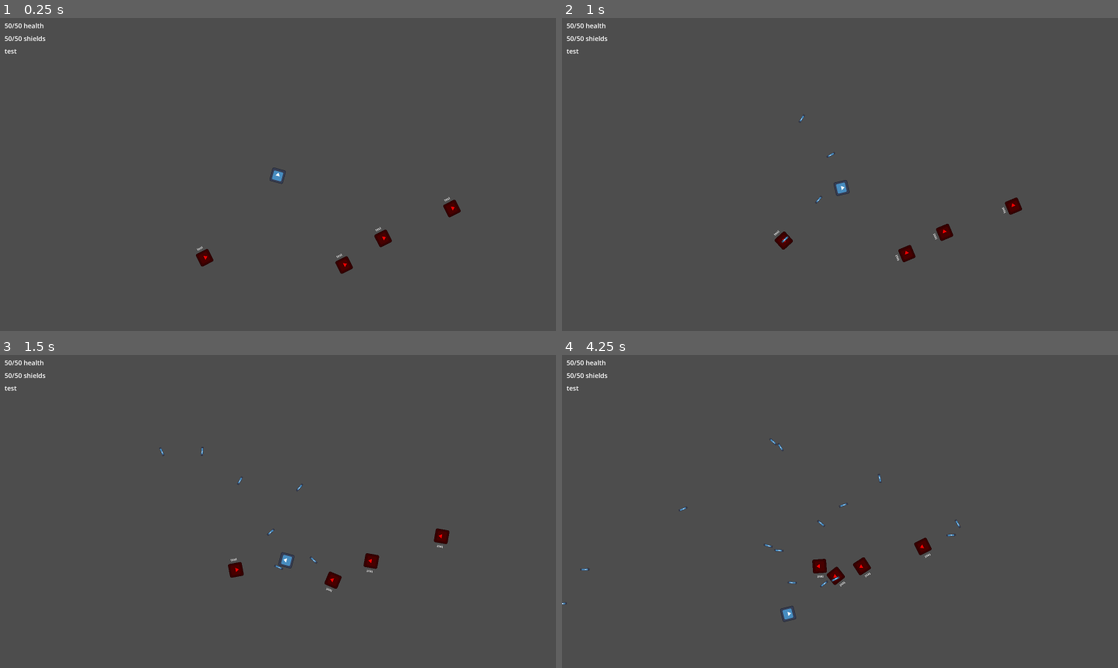
Above: before the commit, frames 1-4 (two rows, left to right).
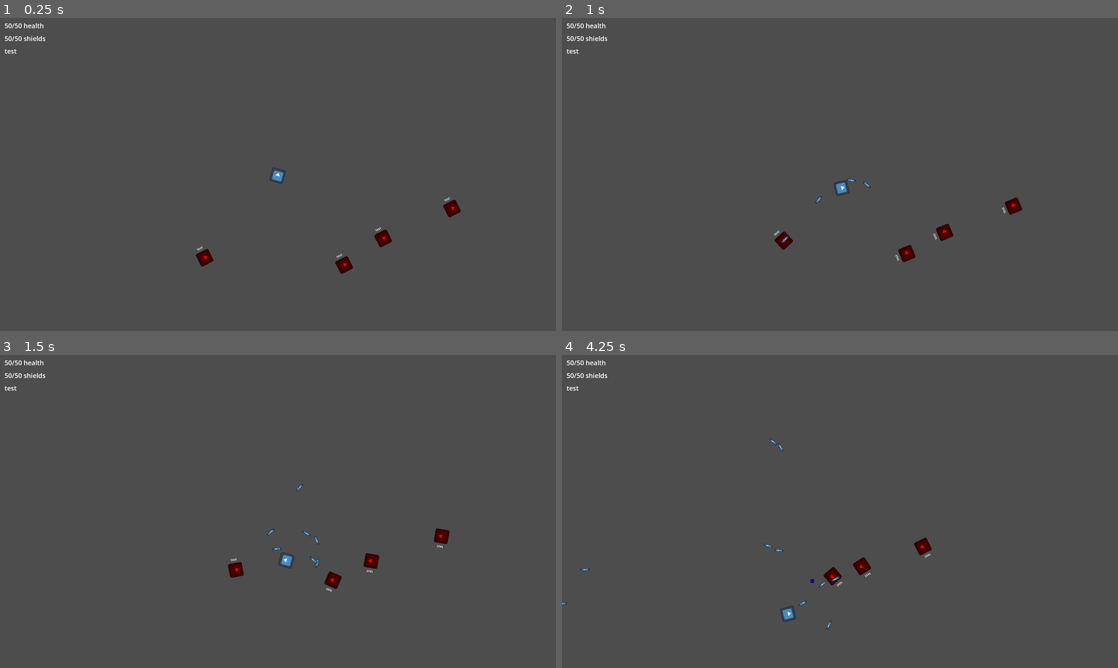
Above: after the commit, the same moments.

Repository: flappybird787/Nova-Pulse
Game: Godot game, scene res://scenes/test_scene.tscn
Same seed, same stepped clock (60 frames per second), same inputs: the game is played once before the commit and once after it. The engine's default icon, where the game draws it, is replaced by a stand-in: a white triangle on a blue panel in a dark square.
Inputs (mouse positions are in pixels of both pictures, inside the frame that each line leads up to):
- Up to frame 1 (0.25 s): no input
- Up to frame 2 (1 s): move the mouse to (962, 158) at 0.52 s; hold D (move_right) from 0.53 s (still down); hold F (primary_attack) from 0.53 s (still down)
- Up to frame 3 (1.5 s): move the mouse to (166, 527) at 1.27 s; release D (move_right) at 1.28 s; release F (primary_attack) at 1.28 s; hold A (move_left) from 1.28 s (still down); tap F (primary_attack) at 1.35 s
- Up to frame 4 (4.25 s): move the mouse to (895, 442) at 2.02 s; release A (move_left) at 2.03 s; hold D (move_right) 2.03-2.78 s; hold F (primary_attack) 2.03-2.78 s; move the mouse to (812, 574) at 2.77 s; hold W (move_up) 2.78-3.53 s; tap F (primary_attack) at 2.85 s; move the mouse to (1006, 558) at 3.52 s; hold A (move_left) from 3.53 s (still down); hold F (primary_attack) from 3.53 s (still down)

Frame 1 is identical in both runs. In frame 2, less than 0.1% of the frame differs, in the area x 39-56%, y 30-72%; in frame 3, less than 0.1%; in frame 4, 0.3%, in the area x 0-72%, y 26-88%.

Commit message:
finished adding missiles, added weapon spread

Diff:
--- a/prefabs/bullet.tscn
+++ b/prefabs/bullet.tscn
@@ -14,30 +14,34 @@
 speed = 1200
 
 [node name="CollisionShape2D" type="CollisionShape2D" parent="." unique_id=106435143]
+rotation = 1.5707964
 shape = SubResource("RectangleShape2D_44iiu")
 
 [node name="Sprite2D" type="Sprite2D" parent="." unique_id=1493556652]
 position = Vector2(-1.9073486e-06, -3.0398369e-06)
+rotation = 1.5707964
 scale = Vector2(0.15625, 0.65625)
 texture = ExtResource("2_7rc6x")
 
-[node name="Timer" type="Timer" parent="." unique_id=453438577]
-wait_time = 5.0
-autostart = true
-
 [node name="EnemyArea" type="Area2D" parent="." unique_id=1830245049]
+rotation = 1.5707964
 collision_layer = 0
 
 [node name="CollisionShape2D" type="CollisionShape2D" parent="EnemyArea" unique_id=936004793]
 shape = SubResource("RectangleShape2D_44iiu")
 
 [node name="PlayerArea" type="Area2D" parent="." unique_id=1035859050]
+rotation = 1.5707964
 collision_layer = 0
 collision_mask = 2
 
 [node name="CollisionShape2D" type="CollisionShape2D" parent="PlayerArea" unique_id=114436624]
 shape = SubResource("RectangleShape2D_44iiu")
 
-[connection signal="timeout" from="Timer" to="." method="_on_timer_timeout"]
+[node name="Timer" type="Timer" parent="." unique_id=453438577]
+wait_time = 5.0
+autostart = true
+
 [connection signal="body_entered" from="EnemyArea" to="." method="_on_enemy_area_body_entered"]
 [connection signal="body_entered" from="PlayerArea" to="." method="_on_player_area_body_entered"]
+[connection signal="timeout" from="Timer" to="." method="_on_timer_timeout"]
--- a/prefabs/enemy_ship_base.tscn
+++ b/prefabs/enemy_ship_base.tscn
@@ -38,7 +38,6 @@
 shape = SubResource("RectangleShape2D_l0son")
 
 [node name="AttackPoint" type="Marker2D" parent="." unique_id=2082869617]
-rotation = -1.5707964
 
 [node name="PlayerHealthLabelPivot" type="Control" parent="." unique_id=1286020171]
 layout_mode = 3
--- a/prefabs/missile.tscn
+++ b/prefabs/missile.tscn
@@ -2,6 +2,10 @@
 
 [ext_resource type="Script" uid="uid://brmx4qpre0kqu" path="res://scripts/node_controllers/missile.gd" id="1_kd0w6"]
 [ext_resource type="Texture2D" uid="uid://biu7rr500qbyl" path="res://assets/icon.svg" id="2_28vpk"]
+
+[sub_resource type="Curve" id="Curve_kd0w6"]
+_data = [Vector2(0, 0.20279288), 0.0, 0.0, 0, 0, Vector2(0.47588423, 0.62902236), 2.3603523, 2.3603523, 0, 0, Vector2(0.56913185, 1), 2.9280367, 0.0, 0, 0]
+point_count = 3
 
 [sub_resource type="RectangleShape2D" id="RectangleShape2D_44iiu"]
 size = Vector2(20, 84)
@@ -11,34 +15,40 @@
 collision_mask = 0
 script = ExtResource("1_kd0w6")
 damage = 4
-speed = 1500
+speed = 3000
+acceleration_curve = SubResource("Curve_kd0w6")
+acceleration_time = 3
 guidance_speed = 2
 
 [node name="CollisionShape2D" type="CollisionShape2D" parent="." unique_id=106435143]
+rotation = 1.5707964
 shape = SubResource("RectangleShape2D_44iiu")
 
 [node name="Sprite2D" type="Sprite2D" parent="." unique_id=1493556652]
 position = Vector2(-1.9073486e-06, -3.0398369e-06)
+rotation = 1.5707964
 scale = Vector2(0.15625, 0.65625)
 texture = ExtResource("2_28vpk")
 
-[node name="Timer" type="Timer" parent="." unique_id=453438577]
-wait_time = 5.0
-autostart = true
-
 [node name="EnemyArea" type="Area2D" parent="." unique_id=1830245049]
+rotation = 1.5707964
 collision_layer = 0
 
 [node name="CollisionShape2D" type="CollisionShape2D" parent="EnemyArea" unique_id=936004793]
 shape = SubResource("RectangleShape2D_44iiu")
 
 [node name="PlayerArea" type="Area2D" parent="." unique_id=1035859050]
+rotation = 1.5707964
 collision_layer = 0
 collision_mask = 2
 
 [node name="CollisionShape2D" type="CollisionShape2D" parent="PlayerArea" unique_id=114436624]
 shape = SubResource("RectangleShape2D_44iiu")
 
-[connection signal="timeout" from="Timer" to="." method="_on_timer_timeout"]
+[node name="Timer" type="Timer" parent="." unique_id=453438577]
+wait_time = 5.0
+autostart = true
+
 [connection signal="body_entered" from="EnemyArea" to="." method="_on_enemy_area_body_entered"]
 [connection signal="body_entered" from="PlayerArea" to="." method="_on_player_area_body_entered"]
+[connection signal="timeout" from="Timer" to="." method="_on_timer_timeout"]
--- a/prefabs/player_ship.tscn
+++ b/prefabs/player_ship.tscn
@@ -140,7 +140,6 @@
 text = "test"
 
 [node name="AttackPoint" type="Marker2D" parent="." unique_id=1700526706]
-rotation = -1.5707964
 
 [node name="PrimaryWeaponCooldownTimer" type="Timer" parent="." unique_id=1266770065]
 wait_time = 0.25
--- a/prefabs/railgun.tscn
+++ b/prefabs/railgun.tscn
@@ -14,30 +14,34 @@
 speed = 3000
 
 [node name="CollisionShape2D" type="CollisionShape2D" parent="." unique_id=106435143]
+rotation = 1.5707964
 shape = SubResource("RectangleShape2D_44iiu")
 
 [node name="Sprite2D" type="Sprite2D" parent="." unique_id=1493556652]
 position = Vector2(-1.9073486e-06, -3.0398369e-06)
+rotation = 1.5707964
 scale = Vector2(0.15625, 0.65625)
 texture = ExtResource("2_vjyfn")
 
-[node name="Timer" type="Timer" parent="." unique_id=453438577]
-wait_time = 5.0
-autostart = true
-
 [node name="EnemyArea" type="Area2D" parent="." unique_id=1830245049]
+rotation = 1.5707964
 collision_layer = 0
 
 [node name="CollisionShape2D" type="CollisionShape2D" parent="EnemyArea" unique_id=936004793]
 shape = SubResource("RectangleShape2D_44iiu")
 
 [node name="PlayerArea" type="Area2D" parent="." unique_id=1035859050]
+rotation = 1.5707964
 collision_layer = 0
 collision_mask = 2
 
 [node name="CollisionShape2D" type="CollisionShape2D" parent="PlayerArea" unique_id=114436624]
 shape = SubResource("RectangleShape2D_44iiu")
 
-[connection signal="timeout" from="Timer" to="." method="_on_timer_timeout"]
+[node name="Timer" type="Timer" parent="." unique_id=453438577]
+wait_time = 5.0
+autostart = true
+
 [connection signal="body_entered" from="EnemyArea" to="." method="_on_enemy_area_body_entered"]
 [connection signal="body_entered" from="PlayerArea" to="." method="_on_player_area_body_entered"]
+[connection signal="timeout" from="Timer" to="." method="_on_timer_timeout"]
--- a/prefabs/turbolaser.tscn
+++ b/prefabs/turbolaser.tscn
@@ -23,6 +23,7 @@
 autostart = true
 
 [node name="Left" type="Node2D" parent="." unique_id=396722885]
+rotation = 1.5707964
 
 [node name="LeftEnemyArea" type="Area2D" parent="Left" unique_id=1830245049]
 collision_layer = 0
@@ -45,6 +46,7 @@
 texture = ExtResource("2_fqjql")
 
 [node name="Right" type="Node2D" parent="." unique_id=1140013853]
+rotation = 1.5707964
 
 [node name="RightEnemyArea" type="Area2D" parent="Right" unique_id=2101788382]
 collision_layer = 0
@@ -67,6 +69,7 @@
 texture = ExtResource("2_fqjql")
 
 [node name="CollisionShape2D" type="CollisionShape2D" parent="." unique_id=1254112299]
+rotation = 1.5707964
 shape = SubResource("RectangleShape2D_8ycml")
 
 [connection signal="timeout" from="Timer" to="." method="_on_timer_timeout"]
--- a/scripts/components/attack_trigger_component.gd
+++ b/scripts/components/attack_trigger_component.gd
@@ -12,16 +12,23 @@
 
 @export var damage_multiplier : int = 1
 
+@export var spread = 0
+
 func _ready() -> void:
 	if attack_team == "PLAYER":
 		EventBus.upgrade_chosen.connect(apply_upgrades)
 
 
 func trigger_attack():
+	position.rotation_degrees = randi_range(-spread, spread)
 	EventBus.fire_attack.emit(position.global_transform, physics_body.velocity, attack_scene, attack_team, damage_multiplier)
 
 
 func apply_upgrades(upgrade : UpgradeBase):
+	if upgrade.upgrade_type == "WEAPON":
+		spread = upgrade.spread
+		print("spread: ", spread)
+
 	if upgrade.upgrade_name == "Damage Booster":
 		damage_multiplier += 1
 
--- a/scripts/data/upgrade_base.gd
+++ b/scripts/data/upgrade_base.gd
@@ -10,3 +10,5 @@
 @export var icon : Image
 
 @export var art : Image
+
+@export var spread = 0
--- a/scripts/data/upgrades.gd
+++ b/scripts/data/upgrades.gd
@@ -1,16 +1,16 @@
 extends Node
 
 var all_upgrade_data = [
-	{"type": "HEALTH", "name": "Hull Booster", "description": "This upgrade uses reinforced alloys to boost the strength of the hull", "icon" : Image, "art": Image},
-	{"type": "HEALTH", "name": "Hull Regen Booster", "description": "This upgrade uses nanobots to boost the regeneration of the hull", "icon" : Image, "art": Image},
-	{"type": "SHIELD", "name": "Shield Booster", "description": "This upgrade uses better capacitors to boost the strength of the shield", "icon" : Image, "art": Image},
-	{"type": "SHIELD", "name": "Shield Regen Booster", "description": "lore.txt", "icon" : Image, "art": Image},
-	{"type": "DAMAGE", "name": "Damage Booster", "description": "lore.txt", "icon" : Image, "art": Image},
-	{"type": "SHIP", "name": "Speed Booster", "description": "lore.txt", "icon" : Image, "art": Image},
-	{"type": "DAMAGE", "name": "Fire Rate Booster", "description": "lore.txt", "icon" : Image, "art": Image},
-	{"type": "WEAPON", "name": "Missile", "description": "lore.txt", "icon" : Image, "art": Image},
-	{"type": "WEAPON", "name": "Railgun", "description": "lore.txt", "icon" : Image, "art": Image},
-	{"type": "WEAPON", "name": "Turbolaser", "description": "lore.txt", "icon" : Image, "art": Image},
+	{"type": "HEALTH", "name": "Hull Booster", "description": "This upgrade uses reinforced alloys to boost the strength of the hull", "icon" : Image, "art": Image, "spread": 0},
+	{"type": "HEALTH", "name": "Hull Regen Booster", "description": "This upgrade uses nanobots to boost the regeneration of the hull", "icon" : Image, "art": Image, "spread": 0},
+	{"type": "SHIELD", "name": "Shield Booster", "description": "This upgrade uses better capacitors to boost the strength of the shield", "icon" : Image, "art": Image, "spread": 0},
+	{"type": "SHIELD", "name": "Shield Regen Booster", "description": "lore.txt", "icon" : Image, "art": Image, "spread": 0},
+	{"type": "DAMAGE", "name": "Damage Booster", "description": "lore.txt", "icon" : Image, "art": Image, "spread": 0},
+	{"type": "SHIP", "name": "Speed Booster", "description": "lore.txt", "icon" : Image, "art": Image, "spread": 0},
+	{"type": "DAMAGE", "name": "Fire Rate Booster", "description": "lore.txt", "icon" : Image, "art": Image, "spread": 0},
+	{"type": "WEAPON", "name": "Missile", "description": "lore.txt", "icon" : Image, "art": Image, "spread": 30},
+	{"type": "WEAPON", "name": "Railgun", "description": "lore.txt", "icon" : Image, "art": Image, "spread": 0},
+	{"type": "WEAPON", "name": "Turbolaser", "description": "lore.txt", "icon" : Image, "art": Image, "spread": 0},
 
 ]
 
@@ -22,6 +22,8 @@
 		var upgrade = UpgradeBase.new()
 		upgrade.upgrade_name = data.name
 		upgrade.upgrade_description = data.description
+		upgrade.spread = data.spread
+		upgrade.upgrade_type = data.type
 		#upgrade.icon = data.icon
 		#upgrade.art = data.art
 		all_upgrades.append(upgrade)
--- a/scripts/node_controllers/bullet.gd
+++ b/scripts/node_controllers/bullet.gd
@@ -9,7 +9,7 @@
 @export var type : String
 
 func _physics_process(delta: float) -> void:
-	velocity = transform.y * speed
+	velocity = transform.x * speed
 
 	move_and_slide()
 
--- a/scripts/node_controllers/missile.gd
+++ b/scripts/node_controllers/missile.gd
@@ -4,6 +4,12 @@
 @export var damage = 0
 
 @export var speed = 0
+
+@export var starting_speed = 0
+
+@export var acceleration_curve : Curve
+
+@export var acceleration_time = 0
 
 @export var guidance_speed = 0
 
@@ -12,10 +18,21 @@
 
 var target = null
 
+var time_alive = 0.0
+
 func _ready() -> void:
 	target = get_closest_enemy()
 
 func _physics_process(delta: float) -> void:
+
+	time_alive += delta
+	var t: float = clamp(time_alive / acceleration_time, 0.0, 1.0)
+
+	# Sample the curve value (returns 0.0 to 1.0 based on your graph)
+	var curve_t: float = acceleration_curve.sample(t) if acceleration_curve else t
+
+	var current_speed: float = lerp(starting_speed, speed, curve_t)
+
 	if is_instance_valid(target):
 		# 1. Find the angle to the target
 		var direction_to_target: Vector2 = (target.global_position - global_position).normalized()
@@ -25,7 +42,7 @@
 		rotation = rotate_to_angle(rotation, target_angle, guidance_speed * delta)
 
 	# 3. Move forward in the direction the missile is currently facing
-	velocity = Vector2.RIGHT.rotated(rotation) * speed
+	velocity = Vector2.RIGHT.rotated(rotation) * current_speed
 	move_and_slide()
 
 ## Helper function to rotate towards an angle without overshooting
--- a/scripts/node_controllers/railgun.gd
+++ b/scripts/node_controllers/railgun.gd
@@ -9,7 +9,7 @@
 @export var type : String
 
 func _physics_process(delta: float) -> void:
-	velocity = transform.y * speed
+	velocity = transform.x * speed
 
 	move_and_slide()
 
--- a/scripts/node_controllers/turbolaser.gd
+++ b/scripts/node_controllers/turbolaser.gd
@@ -13,7 +13,7 @@
 @export var right : Node2D
 
 func _physics_process(delta: float) -> void:
-	velocity = transform.y * speed
+	velocity = transform.x * speed
 	move_and_slide()
 
 
